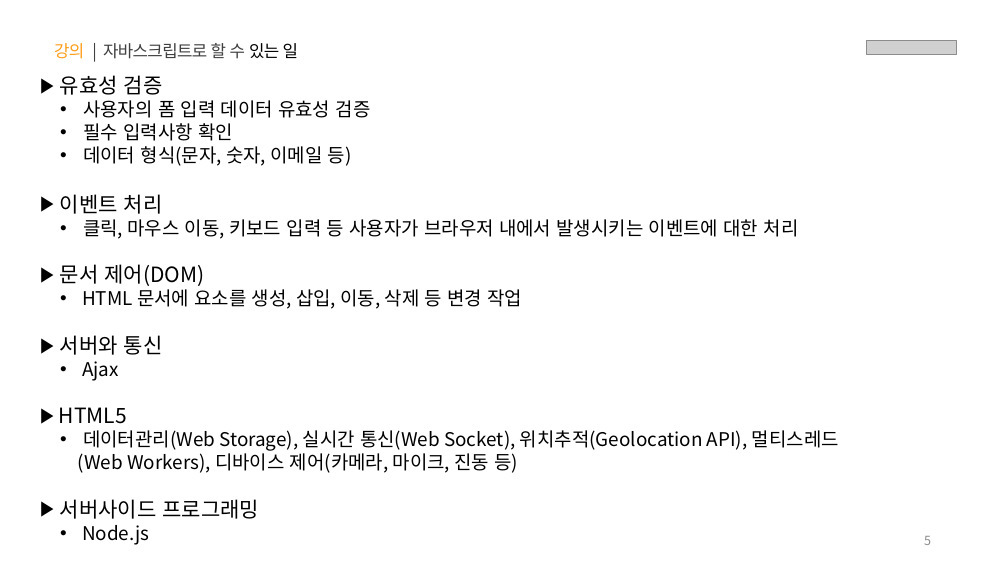
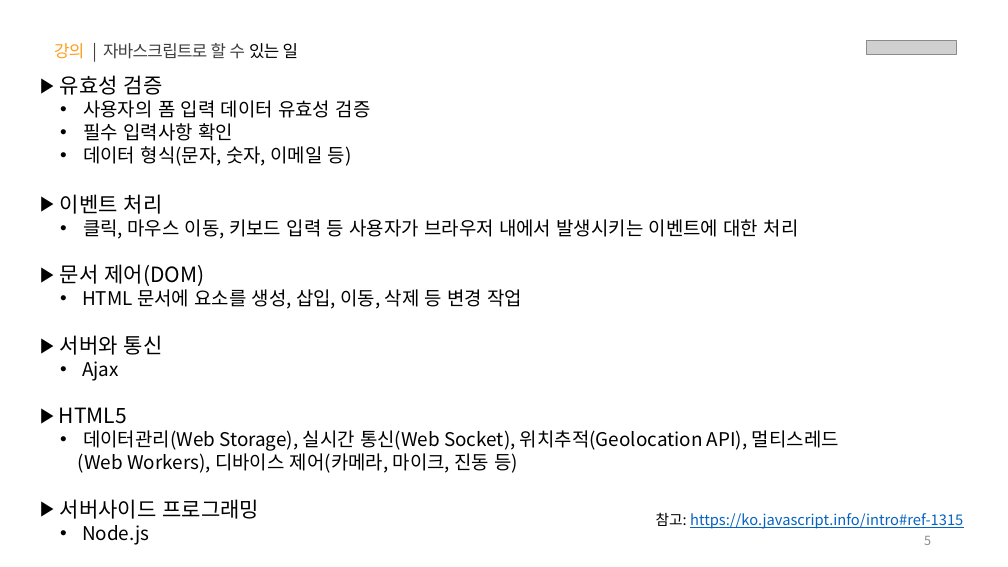
Before and after one commit to yebin-jeong/learn-js, a slide deck: slide 5 of PPT/01.자바스크립트 - 기초 문법.pptx. Drawn at 1008x567 pixels with LibreOffice and Linux fonts; fonts in the diff are those of the drawing; grey boxes stand for pictures. Boxes give left, top, right and bottom in pixels: in the first picture for what was removed or moved away, otherwise in the second. Text is boxed around its words. In the diff, an @@ line names an element or a change of style, - is before the commit and + after.

Commit message:
📝 참고 URL 추가

```diff
--- a/PPT/01.자바스크립트 - 기초 문법.pptx
+++ b/PPT/01.자바스크립트 - 기초 문법.pptx
@@ text added at (x1=656, y1=512, x2=963, y2=529), 14 pt, text #0563C1, underline @@
+참고: https://ko.javascript.info/intro#ref-1315
```
Also in this commit, not shown: 45 other slides changed.
